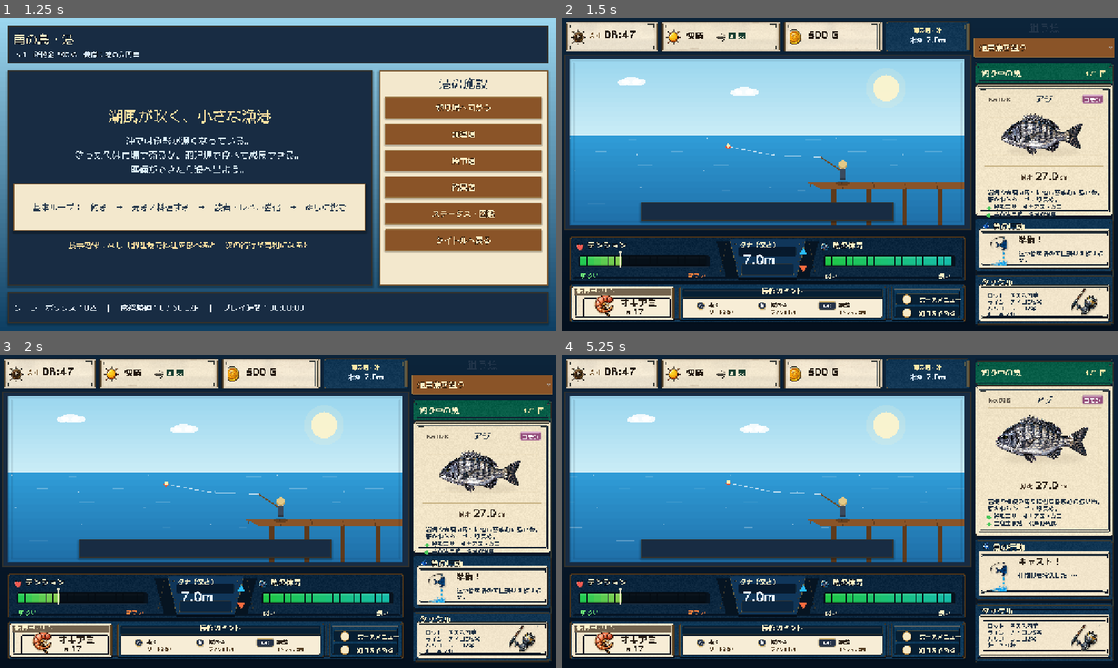
Above: before the commit, frames 1-4 (two rows, left to right).
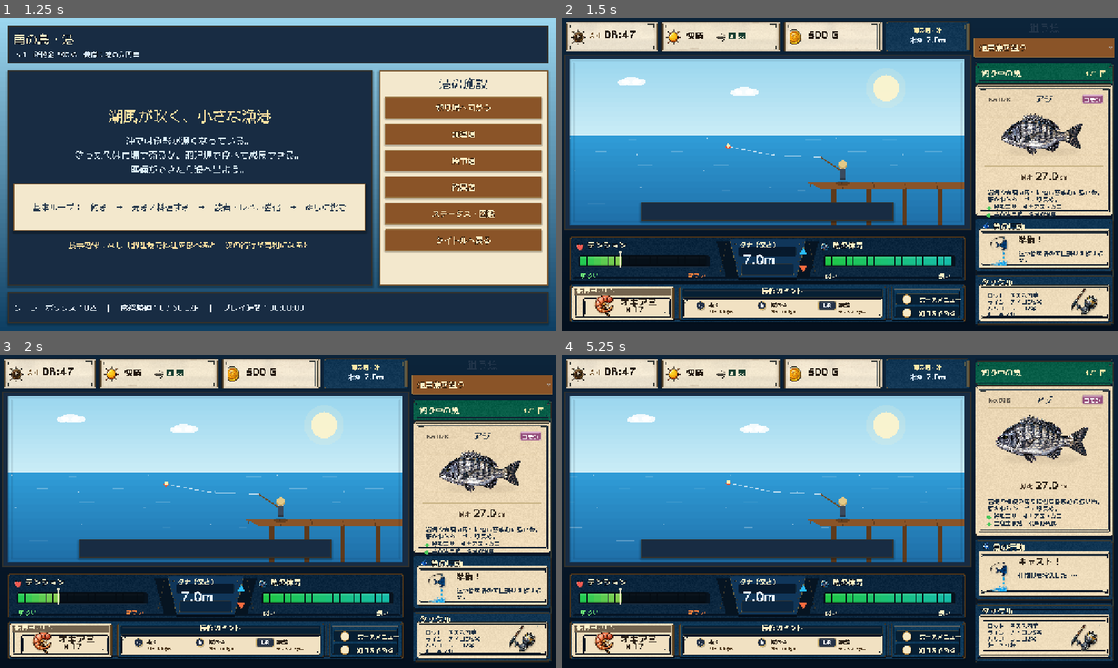
Above: after the commit, the same moments.

Repository: RYUKOU-OKUMURA/tsuri_quest_umi_mvp
Game: Godot game, scene res://scenes/main.tscn
Two runs of this game, one before a commit and one after it. Both use one fixed random seed, a clock stepped at 60 frames per second and the inputs below.
Inputs (mouse positions are in pixels of both pictures, inside the frame that each line leads up to):
- Up to frame 1 (1.25 s): click "ゲームを始める" at 0.5 s
- Up to frame 2 (1.5 s): click "釣り場へ向かう" at 1.25 s
- Up to frame 3 (2 s): no input
- Up to frame 4 (5.25 s): click "通常魚を狙う" at 2 s; click "通常魚を狙う" at 2.75 s; click "通常魚を狙う" at 3.5 s; tap Enter at 4.25 s; move the mouse to (767, 617) at 4.27 s; tap Shift at 4.35 s; click (767, 617) at 4.42 s; tap Space at 4.52, 5 s; move the mouse to (728, 527) at 5.02 s; tap E at 5.1 s; click (728, 527) at 5.17 s

Frame 1 is identical in both runs. In frame 2, 1.7% of the frame differs, in the area x 1-99%, y 21-97%; in frame 3, 1.7%; in frame 4, 1.8%, in the area x 1-99%, y 10-97%.

Commit message:
Warm underwater fight HUD paper material

Diff:
--- a/src/ui/components/fight_hud.gd
+++ b/src/ui/components/fight_hud.gd
@@ -228,8 +228,8 @@
 		)
 	else:
 		_draw_bait_icon(bait.position + Vector2(82.0 if _hud_frame == null else 95.0, bait.size.y * 0.62))
-	_draw_text(font, "オキアミ", bait.position + Vector2(116.0, bait.size.y * (0.58 if _hud_frame != null else 0.66)), 21 if _hud_frame != null else 20, Color("#2b2117"), 0)
-	_draw_text(font, "× 17", bait.position + Vector2(128.0, bait.size.y * (0.80 if _hud_frame != null else 0.92)), 19 if _hud_frame != null else 19, Color("#2b2117"), 0)
+	_draw_text(font, "オキアミ", bait.position + Vector2(116.0, bait.size.y * (0.56 if _hud_frame != null else 0.66)), 21 if _hud_frame != null else 20, Color("#2b2117"), 0)
+	_draw_text(font, "× 17", bait.position + Vector2(128.0, bait.size.y * (0.74 if _hud_frame != null else 0.92)), 19 if _hud_frame != null else 19, Color("#2b2117"), 0)
 
 	_draw_panel(hint, Palette.PARCHMENT, Palette.WOOD_DARK, Palette.GOLD)
 	var hint_title := "操作のヒント"
@@ -240,9 +240,9 @@
 	else:
 		_draw_text(font, hint_title, hint.position + Vector2(18.0, 21.0), 18, Color("#6a4c2b"), 0)
 	if _hud_frame != null:
-		_draw_key_hint_compact(font, key_slots[0], "A", "巻く", "リールを巻く")
-		_draw_key_hint_compact(font, key_slots[1], "B", "緩める", "ラインを出す")
-		_draw_key_hint_compact(font, key_slots[2], "L/R", "調整", "テンション")
+		_draw_key_hint_compact(font, key_slots[0], "A", "巻く", "リールを巻く", _reeling)
+		_draw_key_hint_compact(font, key_slots[1], "B", "緩める", "ラインを出す", _giving)
+		_draw_key_hint_compact(font, key_slots[2], "L/R", "調整", "テンション", false)
 	else:
 		_draw_key_hint(font, _reel_rect, "A", "巻く")
 		_draw_key_hint(font, _give_rect, "B", "緩める")
@@ -392,16 +392,18 @@
 	_draw_key_row(font, rect.position + Vector2(14.0, 20.0), key, label)
 
 
-func _draw_key_hint_compact(font: Font, rect: Rect2, key: String, label: String, note: String) -> void:
+func _draw_key_hint_compact(font: Font, rect: Rect2, key: String, label: String, note: String, active: bool = false) -> void:
 	var is_long_key := key.length() > 1
-	var key_origin := rect.position + Vector2(12.0, 8.0)
-	var key_w := 23.0 if not is_long_key else 40.0
-	var key_h := 20.0
+	var key_origin := rect.position + Vector2(11.0, 7.0)
+	var key_w := 25.0 if not is_long_key else 42.0
+	var key_h := 21.0
 	var key_rect := Rect2(key_origin, Vector2(key_w, key_h))
+	var key_fill := Color("#253247") if not active else Color("#40516c")
+	var key_border := Color("#d5b56b") if not active else Color("#ffe38f")
 	if is_long_key:
 		var style := StyleBoxFlat.new()
-		style.bg_color = Color("#253247")
-		style.border_color = Color("#d5b56b")
+		style.bg_color = key_fill
+		style.border_color = key_border
 		style.set_border_width_all(1)
 		style.set_corner_radius_all(4)
 		style.shadow_color = Color(0.0, 0.0, 0.0, 0.24)
@@ -410,20 +412,20 @@
 		draw_line(key_rect.position + Vector2(6.0, 4.0), key_rect.position + Vector2(key_rect.size.x - 6.0, 4.0), Color(1.0, 1.0, 1.0, 0.14), 1.0)
 	else:
 		var center := key_rect.position + key_rect.size * 0.5
-		draw_circle(center + Vector2(1.0, 1.4), 9.3, Color(0.0, 0.0, 0.0, 0.20))
-		draw_circle(center, 8.5, Color("#253247"))
-		draw_circle(center, 8.5, Color("#d5b56b"), false, 1.0)
-		draw_line(center + Vector2(-5.0, -4.5), center + Vector2(5.0, -4.5), Color(1.0, 1.0, 1.0, 0.14), 1.0)
+		draw_circle(center + Vector2(1.0, 1.4), 10.2, Color(0.0, 0.0, 0.0, 0.22))
+		draw_circle(center, 9.5, key_fill)
+		draw_circle(center, 9.5, key_border, false, 1.0)
+		draw_line(center + Vector2(-5.5, -5.0), center + Vector2(5.5, -5.0), Color(1.0, 1.0, 1.0, 0.16), 1.0)
 	var key_size := 12 if not is_long_key else 10
 	var key_text_w := font.get_string_size(key, HORIZONTAL_ALIGNMENT_LEFT, -1, key_size).x
-	_draw_text(font, key, key_rect.position + Vector2((key_rect.size.x - key_text_w) * 0.5, 14.5), key_size, Color.WHITE, 1)
+	_draw_text(font, key, key_rect.position + Vector2((key_rect.size.x - key_text_w) * 0.5, 15.0), key_size, Color.WHITE, 1)
 	var label_size := 13
 	var note_size := 10 if not is_long_key else 9
-	var label_pos := key_rect.position + Vector2(key_rect.size.x + (8.0 if not is_long_key else 7.0), 13.0)
+	var label_pos := key_rect.position + Vector2(key_rect.size.x + (7.0 if not is_long_key else 6.0), 14.0)
 	_draw_text(font, label, label_pos, label_size, Color("#2b2117"), 0)
 	var note_font := FightFontsScript.regular(get_theme_default_font())
 	var note_text := _compact_control_note(note)
-	var note_pos := label_pos + Vector2(0.0, 16.0)
+	var note_pos := label_pos + Vector2(0.0, 15.0)
 	var available_w := rect.end.x - note_pos.x - 6.0
 	var note_w := note_font.get_string_size(note_text, HORIZONTAL_ALIGNMENT_LEFT, -1, note_size).x
 	if note_w > available_w:
Binary file changed: assets/showcase/underwater/fight_hud_frame.png
Binary file changed: assets/showcase/underwater/sidebar_frame.png
Not shown, changed: design-qa.md
Not shown, changed: docs/11_underwater_fight_showcase.md
Not shown, changed: tools/build_fight_hud_static_compare.py
Not shown, changed: tools/generate_underwater_ui_frame_assets.py
